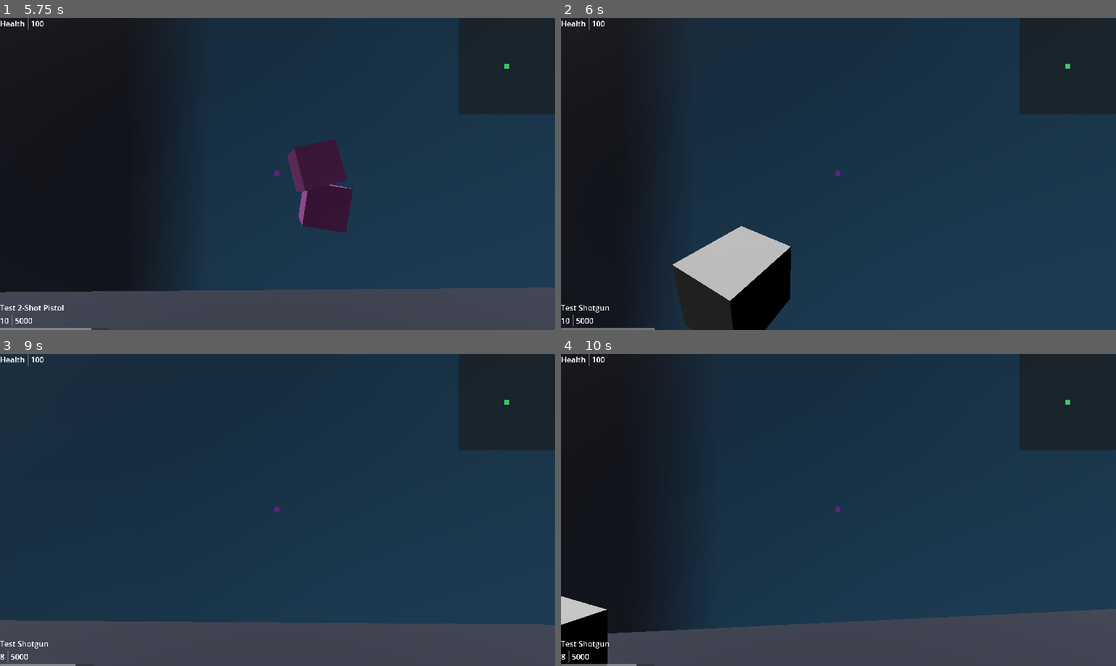
Above: before the commit, frames 1-4 (two rows, left to right).
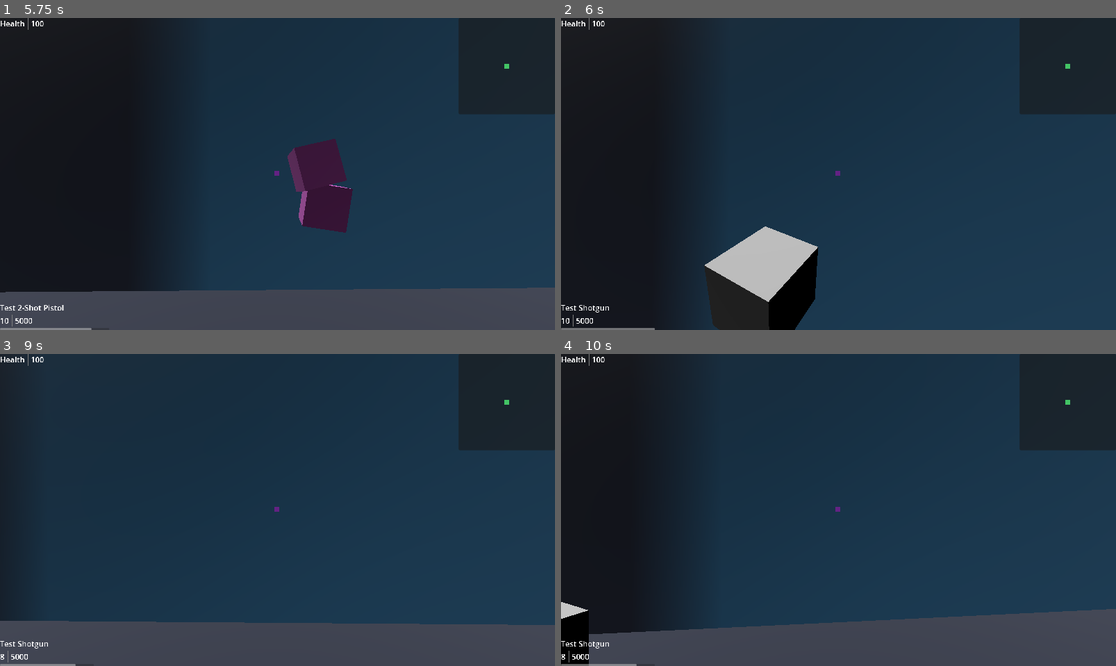
Above: after the commit, the same moments.

Repository: mabanana/FPS-Project-A
Game: Godot game, scene res://test_scene.tscn
Two runs of this game, one before a commit and one after it. Both use one fixed random seed, a clock stepped at 60 frames per second and the inputs below. The engine's default icon, where the game draws it, is replaced by a stand-in: a white triangle on a blue panel in a dark square.
Inputs (mouse positions are in pixels of both pictures, inside the frame that each line leads up to):
- Up to frame 1 (5.75 s): tap Enter (ui_accept) at 0.5, 0.77, 1.52, 3.02, 3.77, 4.25, 4.52 s; move the mouse to (305, 174) at 0.52 s; hold Shift (sprint) 0.53-1.28 s; hold Up (ui_up) from 0.53 s (still down); move the mouse to (249, 174) at 1.27 s; tap Q (drop_equip) at 1.35 s; tap Shift (sprint) at 1.55, 2.3, 3.05, 3.8, 4.35 s; move the mouse to (288, 167) at 2.02 s; hold E (interact) 2.03-2.78 s; move the mouse to (271, 180) at 2.77 s; click (271, 180) at 2.85 s; move the mouse to (316, 177) at 3.52 s; hold Right mouse button (right_click) 3.53-4.28 s; move the mouse to (233, 170) at 4.27 s; move the mouse to (283, 174) at 5.02 s; hold Shift (sprint) from 5.03 s (still down)
- Up to frame 2 (6 s): tap Enter (ui_accept) at 5.75 s; move the mouse to (816, 167) at 5.77 s; release Up (ui_up) at 5.78 s; release Shift (sprint) at 5.78 s; hold Right (ui_right) from 5.78 s (still down); tap Q (drop_equip) at 5.85 s
- Up to frame 3 (9 s): tap Enter (ui_accept) at 6.02, 6.77, 7.52, 8 s; tap Shift (sprint) at 6.05, 6.8, 7.55, 8.3, 8.85 s; move the mouse to (305, 510) at 6.52 s; release Right (ui_right) at 6.53 s; hold E (interact) 6.53-7.28 s; hold Up (ui_up) 6.53-8.78 s; move the mouse to (249, 510) at 7.27 s; click (249, 510) at 7.35 s; move the mouse to (288, 503) at 8.02 s; hold Right mouse button (right_click) 8.03-8.78 s; move the mouse to (271, 516) at 8.77 s; hold Left (ui_left) from 8.78 s (still down)
- Up to frame 4 (10 s): tap Enter (ui_accept) at 9.02, 9.77 s; move the mouse to (877, 513) at 9.52 s; release Left (ui_left) at 9.53 s; hold Up (ui_up) from 9.53 s (still down); hold Shift (sprint) from 9.53 s (still down)

Frame 1 is identical in both runs. In frame 2, 4.4% of the frame differs, in the area x 20-47%, y 66-100%; in frame 3, 0.2%; in frame 4, 0.8%.

Commit message:
Add no sprinting backwards

Diff:
--- a/player.gd
+++ b/player.gd
@@ -94,7 +94,7 @@
 
 	var direction = (transform.basis * Vector3(input_dir.x, 0, input_dir.y)).normalized()
 	if direction:
-		if is_ms(PlayerModel.MovementState.sprinting):
+		if is_ms(PlayerModel.MovementState.sprinting) and input_dir.y < 0:
 			velocity.x = direction.x * SPEED * SPRINT_MULTIPLIER
 			velocity.z = direction.z * SPEED * SPRINT_MULTIPLIER
 		else:
